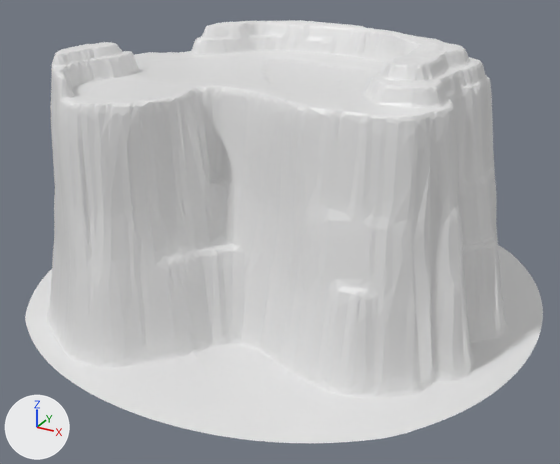
The Blender file _others_/Koric/island2.0.blend: old version first, new version second.
Both versions are drawn from a 50 mm lens placed at (30.8, -57.5, 33.7), pointed at (0.5, -2.3, 6.2). Lighting does not change. The marker at lower left points along +X, +Y and +Z.
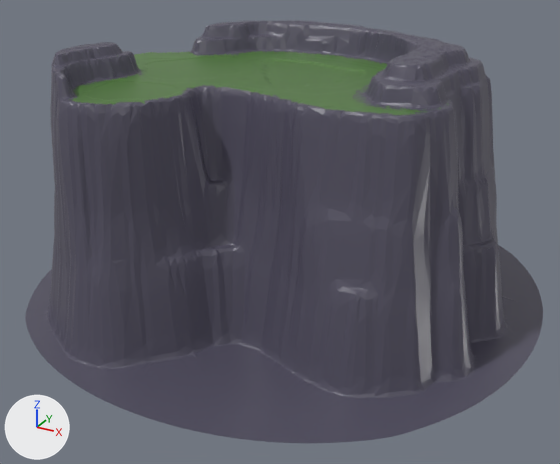
The change, as JSON lines over the scene's bpy script:
```json
{"op": "add", "block": "img_paletta_png", "code": ["img_paletta_png = load_image('paletta.png', '../../Assets/Images/paletta.png', 200, 200, 'sRGB')"]}
{"op": "remove", "block": "mat_material", "code": "mat_material.base_color = (0.8, 0.8, 0.8)  # white #e7e7e7"}
{"op": "add", "block": "mat_material", "code": "mat_material.texture = img_paletta_png"}
{"block": "me_cube", "where": "me_cube.from_pydata(...)  # 11870 vertices, 21980 faces; spans x -0.9..0.9, y -0.9..0.9, z 0.0..22.6"}
{"block": "me_cube", "where": "# used by ob_cube; location = (0.0, 0.0, 0.0); scale = (25.0, 25.0, 1.0)"}
{"block": "me_cube", "change": "me_cube part 1: texture (UV) coordinates of 21980 of 21980 faces, centred in x -0.9..0.9, y -0.9..0.9, z 0.0..22.6, changed; they spanned u 0.63..0.88, v 0.5..0.75 and now span u 0.9..0.92, v 0.1..0.71"}
```

Changed parts and their boxes (x1, y1, x2, y2) in the pictures (560 x 464 px):
```json
{"object": "Cube", "change": "surface changed", "before": [25, 20, 543, 443], "after": [25, 20, 543, 443], "on screen": "white to grey"}
```
